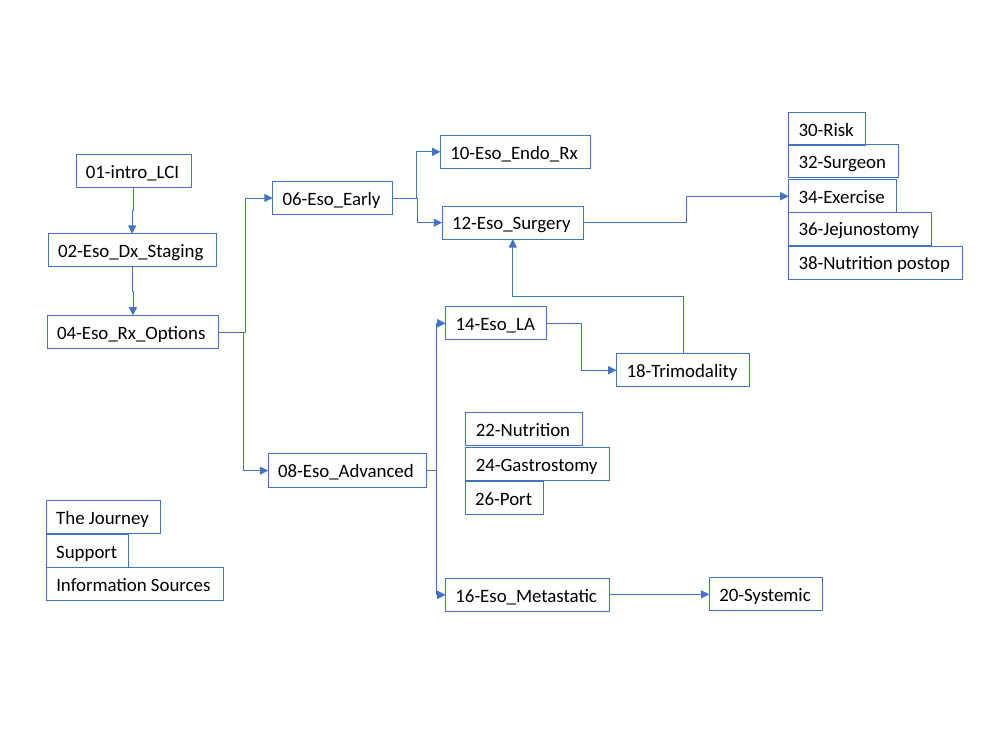
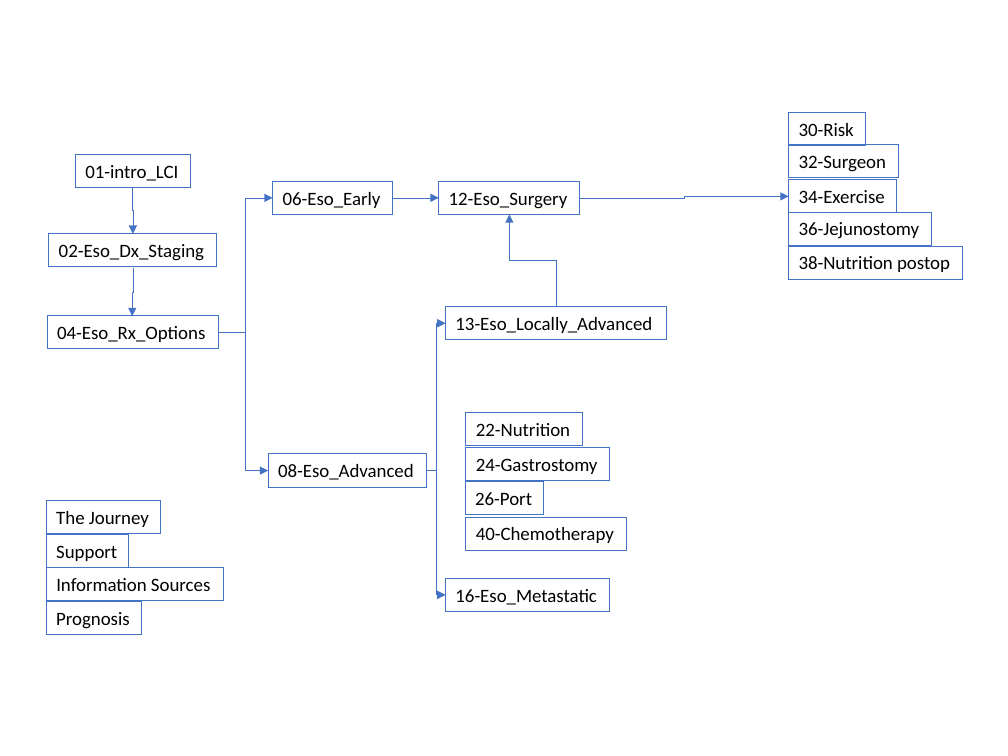
Before and after one commit to jcsalo/gi_cancer, a slide deck: slide 1 of plan_overview.pptx. Drawn at 1008x756 pixels with LibreOffice and Linux fonts; fonts in the diff are those of the drawing. Boxes give left, top, right and bottom in pixels: in the first picture for what was removed or moved away, otherwise in the second. Text is boxed around its words. In the diff, an @@ line names an element or a change of style, - is before the commit and + after.

```diff
--- a/plan_overview.pptx
+++ b/plan_overview.pptx
@@ rectangle removed at [440, 135, 591, 168] @@
-10-Eso_Endo_Rx
@@ elbow arrow removed from (393, 199) to (440, 152) @@
@@ elbow arrow moved from (393, 199) - (443, 223) to (393, 199) - (438, 198) @@
@@ rectangle "12-Eso_Surgery": place and size @@
-rectangle "12-Eso_Surgery" at [443, 207, 584, 240]
+rectangle "12-Eso_Surgery" at [438, 181, 580, 215]
@@ elbow arrow moved from (584, 223) - (788, 197) to (580, 198) - (788, 197) @@
@@ elbow arrow moved from (683, 354) - (513, 239) to (556, 306) - (509, 215) @@
@@ rectangle "13-Eso_Locally_Advanced": place and size @@
-rectangle "13-Eso_Locally_Advanced" at [446, 306, 546, 340]
+rectangle "13-Eso_Locally_Advanced" at [446, 306, 666, 340]
@@ text in rectangle at [455, 317, 652, 333]: text changed @@
-14-Eso_LA
+13-Eso_Locally_Advanced
@@ elbow arrow removed from (546, 324) to (617, 370) @@
@@ elbow arrow (219, 332) - (268, 471): route changed @@
@@ rectangle removed at [617, 354, 750, 387] @@
-18-Trimodality
@@ rectangle added at [466, 517, 627, 550], outline #4472C4 0.75 pt, 13.5 pt, text #000000 @@
+40-Chemotherapy
@@ elbow arrow removed from (610, 595) to (710, 595) @@
@@ rectangle removed at [710, 578, 823, 611] @@
-20-Systemic
@@ rectangle added at [46, 602, 141, 635], outline #4472C4 0.75 pt, 13.5 pt, text #000000 @@
+Prognosis
```
Also in this commit, not shown: 12 other files.
